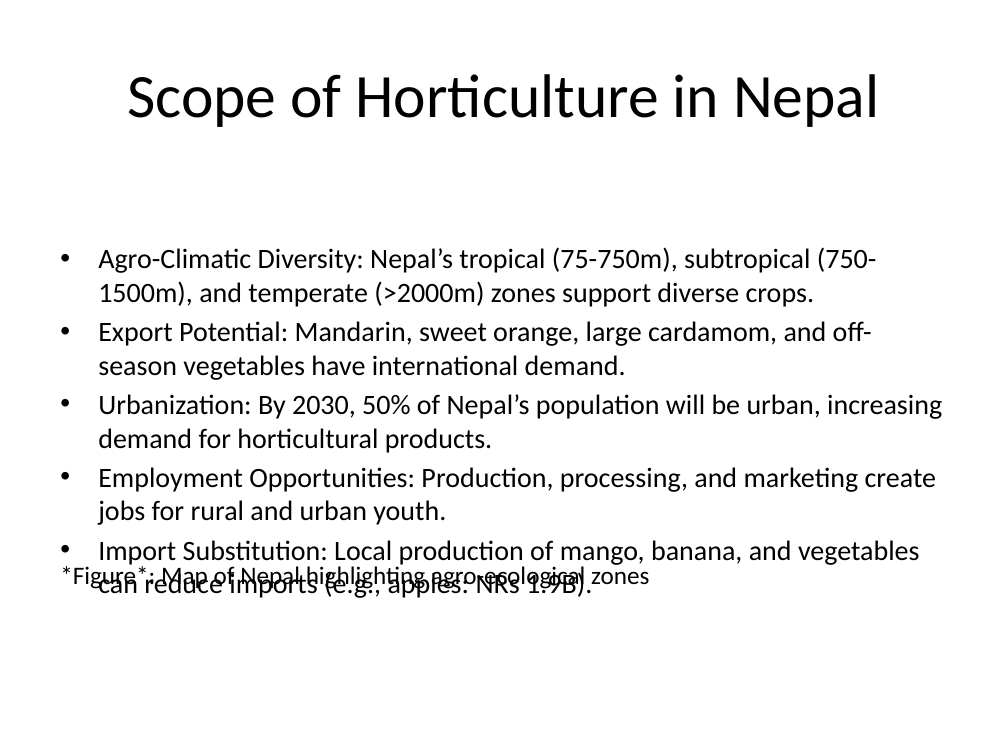
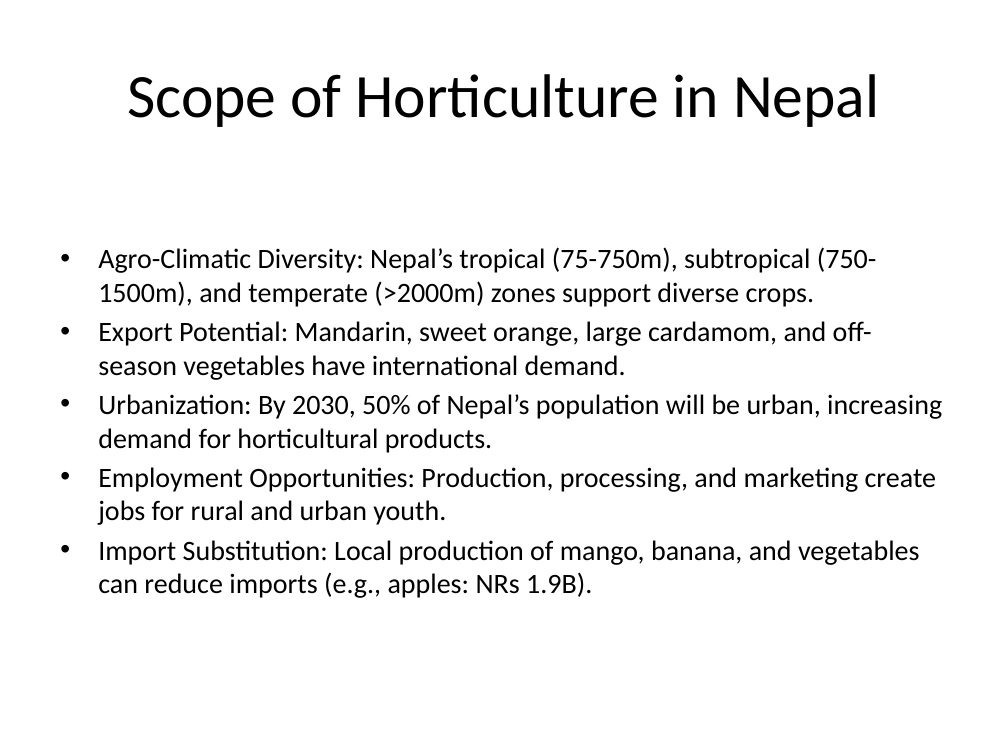
Before and after one commit to bikas-basnet/Class-1-1-slides-, a slide deck: slide 7 of Horticulture_in_Nepal (2).pptx. Drawn at 1008x756 pixels with LibreOffice and Linux fonts; fonts in the diff are those of the drawing. Boxes give left, top, right and bottom in pixels: in the first picture for what was removed or moved away, otherwise in the second. Text is boxed around its words. In the diff, an @@ line names an element or a change of style, - is before the commit and + after.

```diff
--- a/Horticulture_in_Nepal (2).pptx
+++ b/Horticulture_in_Nepal (2).pptx
@@ text removed at box(60, 564, 649, 591) @@
-*Figure*: Map of Nepal highlighting agro-ecological zones
```
Also in this commit, not shown: 4 other slides changed, 3 slides added.
